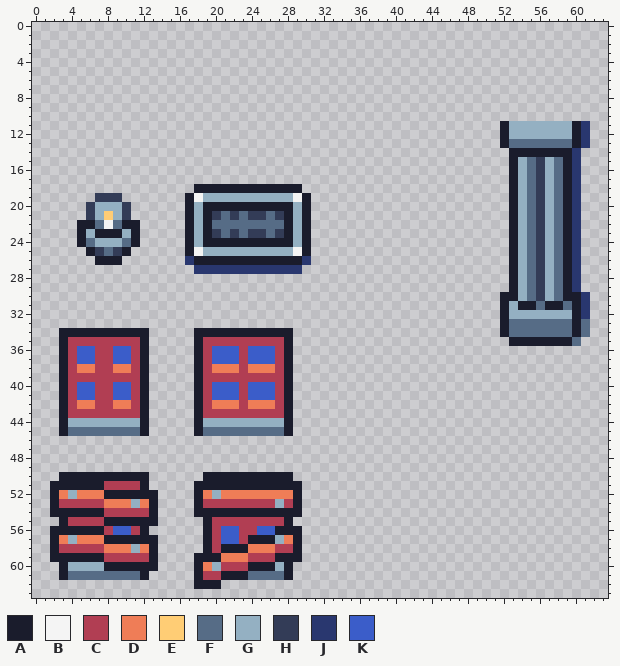
Pixel-art sprite, stored at assets/sprites/tilesets/map_details_bricked.png. The first picture shows the starting point.
The file is 64x64 pixels. Colours within 5 levels of each other are drawn and written as one. The old version is drawn lined up with the new one.
Palette (. is transparent): A #1a1c2c  B #f4f4f4  C #b13e53  D #ef7d57  E #ffcd75  F #566c86  G #94b0c2  H #333c57  J #29376f  K #3b5dc9
Pixels before (only the part around the change), first column x 0:
 0 ..............................................................
 1 ..............................................................
 2 ..............................................................
 3 ..............................................................
 4 ..............................................................
 5 ..............................................................
 6 ..............................................................
 7 ..............................................................
 8 ..............................................................
 9 ..............................................................
10 ..............................................................
11 ....................................................AGGGGGGGAJ
12 ....................................................AGGGGGGGAJ
13 ....................................................AFFFFFFFAJ
14 .....................................................AAAAAAAJ.
15 .....................................................AGFHGFAJ.
16 .....................................................AGFHGFAJ.
17 .....................................................AGFHGFAJ.
18 ..................AAAAAAAAAAAA.......................AGFHGFAJ.
19 .......HHH.......ABGGGGGGGGGGBA......................AGFHGFAJ.
20 ......HGGGH......AGAAAAAAAAAAGA......................AGFHGFAJ.
21 ......HGEGH......AGAHFHFHHFHAGA......................AGFHGFAJ.
22 .....AAFBFAA.....AGAFFFFFFFFAGA......................AGFHGFAJ.
23 .....AGAAAGA.....AGAHFHFHHFHAGA......................AGFHGFAJ.
24 .....AFGGGFA.....AGAAAAAAAAAAGA......................AGFHGFAJ.
25 ......AHFHA......ABGGGGGGGGGGBA......................AGFHGFAJ.
26 .......AAA.......JAAAAAAAAAAAAJ......................AGFHGFAJ.
27 ..................JJJJJJJJJJJJ.......................AGFHGFAJ.
28 .....................................................AGFHGFAJ.
29 .....................................................AGFHGFAJ.
30 ....................................................AAGFHGFAAJ
31 ....................................................AGAAFAAFAJ
32 ....................................................AGGGGGGGAJ
33 ....................................................AFFFFFFFAF
34 ...AAAAAAAAAA.....AAAAAAAAAAA.......................AFFFFFFFAF
35 ...ACCCCCCCCA.....ACCCCCCCCCA........................AAAAAAAF.
36 ...ACKKCCKKCA.....ACKKKCKKKCA.................................
37 ...ACKKCCKKCA.....ACKKKCKKKCA.................................
38 ...ACDDCCDDCA.....ACDDDCDDDCA.................................
39 ...ACCCCCCCCA.....ACCCCCCCCCA.................................
40 ...ACKKCCKKCA.....ACKKKCKKKCA.................................
41 ...ACKKCCKKCA.....ACKKKCKKKCA.................................
42 ...ACDDCCDDCA.....ACDDDCDDDCA.................................
43 ...ACCCCCCCCA.....ACCCCCCCCCA.................................
44 ...AGGGGGGGGA.....AGGGGGGGGGA.................................
45 ...AFFFFFFFFA.....AFFFFFFFFFA.................................
46 ..............................................................
47 ..............................................................
48 ..............................................................
49 ..............................................................
50 ...AAAAAAAAAA......AAAAAAAAAA.................................
51 ..AAAAAACCCCA.....AAAAAAAAAAAA................................
52 ..ADGDDDAAAAAA....ADGDDDDDDDDA................................
53 ..ACCCCCDDDGDA....ACCCCCCCCGCA................................
54 ..AAAAAACCCCCA....AAAAAAAAAAAA................................
55 ...ACCCCAAAAAA.....ACCCCCCCCA.................................
56 ..AAAAAACKKCA......ACKKCCKKAAA................................
57 ..ADGDDDAAAAAA.....ACKKCAAAGDA................................
58 ..ACCCCCDDDGDA.....ACAAADDDCCA................................
59 ..AAAAAACCCCCA....AAADDDCCCAAA................................
60 ...AGGGGAAAAAA....ADGCCCAAAGA.................................
61 ...AFFFFFFFFA.....ACCAAAFFFFA.................................
62 ..................AAA.........................................
63 ..............................................................
And afterwards:
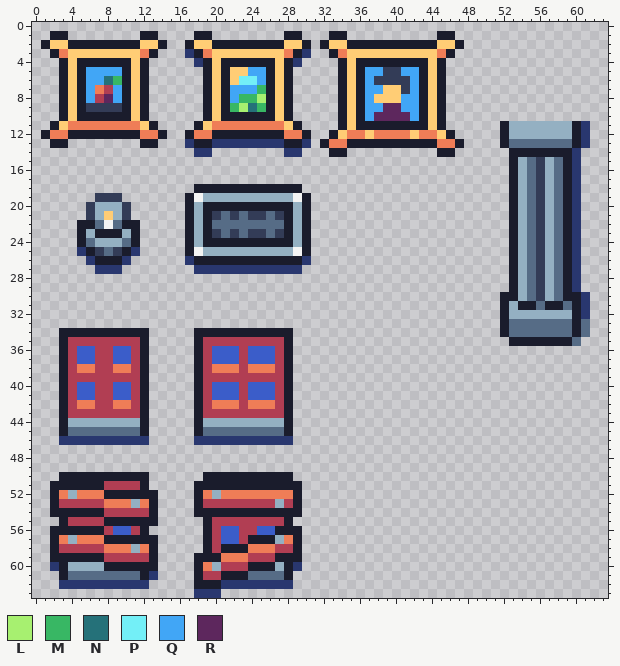
Colours new in this view: L #a7f070  M #38b764  N #257179  P #73eff7  Q #41a6f6  R #5d275d
Commit message: New wall decorations
From old to new:
drawings rearranged on the sheet (the old picture shows each at its new place)
The author put colour A in row 1 at x 2 to 3, 12 to 13, 18 to 19, 28 to 29, 33 to 34 and 45 to 46; in row 2 at x 1, 4 to 11, 14, 17, 20 to 27, 30, 32, 35 to 44 and 47; in row 3 at x 2, 13, 18, 29, 33 and 46; in row 4 at x 3, 5 to 10, 12, 19, 21 to 26, 28, 34, 36 to 43 and 45; in rows 5 to 9 at x 3, 5, 10, 12, 19, 21, 26, 28, 34, 36, 43 and 45; in row 10 at x 3, 5 to 10, 12, 19, 21 to 26, 28, 34, 36, 43 and 45.
The author put colour A in row 11 at x 2, 13, 18, 29, 34, 36 to 43 and 45; in row 12 at x 1, 4 to 11, 14, 17, 20 to 27, 30, 33 and 46; in row 13 at x 2 to 3, 12 to 13, 18 to 19, 28 to 29, 32, 35 to 44 and 47; in row 14 at x 33 to 34 and 45 to 46.
The author put colour C in row 7 at x 8; in row 8 at x 7.
The author put colour D in row 3 at x 3, 12, 19, 28, 34 and 45; in row 7 at x 7; in row 11 at x 4 to 11 and 20 to 27; in row 12 at x 2 to 3, 12 to 13, 18 to 19, 28 to 29, 35 to 36, 38 to 41 and 43 to 44; in row 13 at x 33 to 34 and 45 to 46.
The author put colour E in row 2 at x 2 to 3, 12 to 13, 18 to 19, 28 to 29, 33 to 34 and 45 to 46; in row 3 at x 4 to 11, 20 to 27 and 35 to 44; in row 4 at x 4, 11, 20, 27, 35 and 44; in row 5 at x 4, 11, 20, 22 to 23, 27, 35 and 44; in row 6 at x 4, 11, 20, 22, 27, 35 and 44; in row 7 at x 4, 11, 20, 27, 35, 39 to 40 and 44.
The author put colour E in row 8 at x 4, 11, 20, 27, 35, 38 to 40 and 44; in rows 9 to 10 at x 4, 11, 20, 27, 35 and 44; in row 11 at x 3, 12, 19, 28, 35 and 44; in row 12 at x 34, 37, 42 and 45.
The author put colour H in row 5 at x 39 to 40; in row 6 at x 38 to 41; in row 7 at x 41; in row 9 at x 6 to 9.
The author put colour J in row 3 at x 17 and 30; in row 4 at x 18 and 29; in row 13 at x 17, 20 to 27 and 30; in row 14 at x 18 to 19 and 28 to 29; in row 25 at x 5 and 11; in row 26 at x 6 and 10.
The author put colour J in row 27 at x 7 to 9; in row 46 at x 3 to 12 and 18 to 28; in row 60 at x 2 and 29; in row 61 at x 13; in row 62 at x 3 to 12 and 21 to 28; in row 63 at x 18 to 20.
The author put colour L in row 8 at x 25; in row 9 at x 23.
The author put colour M in row 6 at x 9; in row 7 at x 25; in row 8 at x 23 to 24; in row 9 at x 22 and 25.
The author put colour N in row 6 at x 8; in row 9 at x 24.
The author put colour P in row 6 at x 23 to 24.
The author put colour Q in row 5 at x 6 to 9, 24 to 25, 37 to 38 and 41 to 42; in row 6 at x 6 to 7, 25, 37 and 42; in row 7 at x 6, 9, 22 to 24, 37 to 38 and 42; in row 8 at x 6, 9, 22, 37 and 41 to 42; in row 9 at x 37 to 38 and 41 to 42; in row 10 at x 37 and 42.
The author put colour R in row 8 at x 8; in row 9 at x 39 to 40; in row 10 at x 38 to 41.
